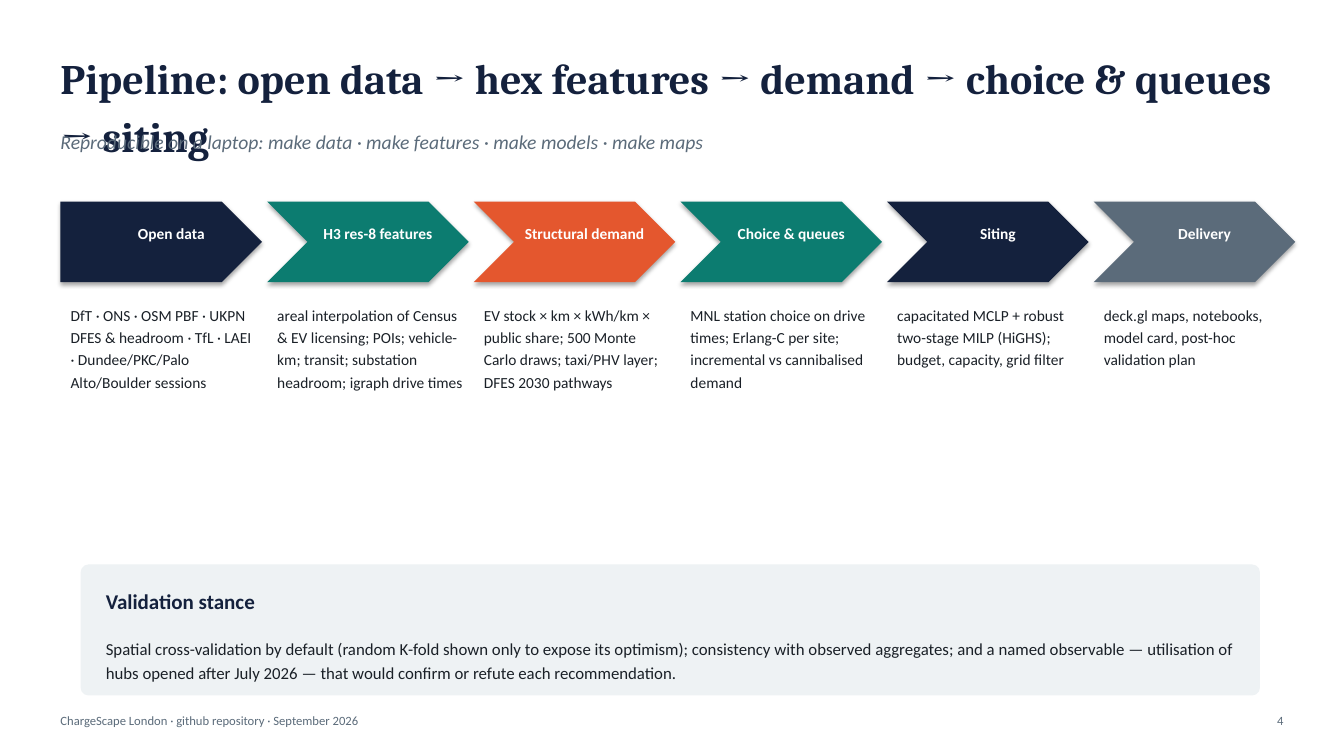
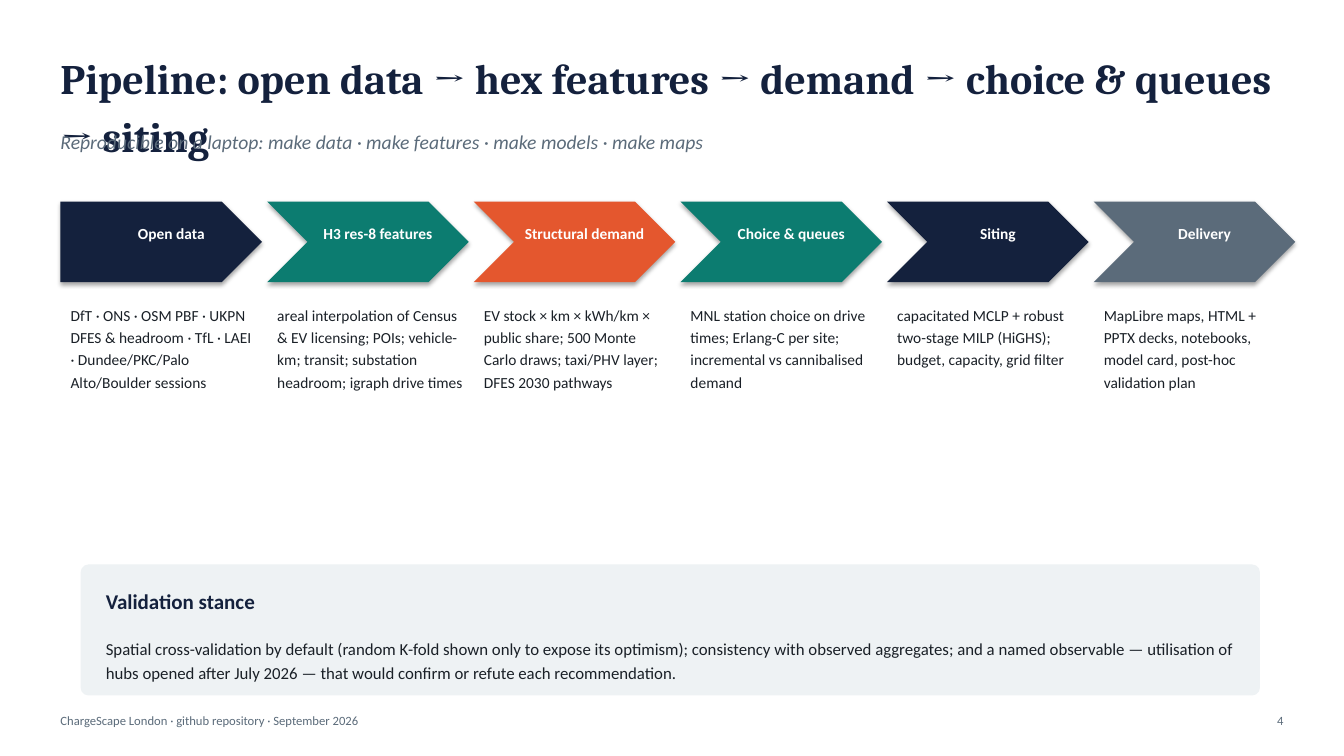
Before and after one commit to m-erts/chargescape-london, a slide deck: slide 4 of reports/ChargeScape_London.pptx. Drawn at 1344x756 pixels with LibreOffice and Linux fonts; fonts in the diff are those of the drawing. Boxes give left, top, right and bottom in pixels: in the first picture for what was removed or moved away, otherwise in the second. Text is boxed around its words. In the diff, an @@ line names an element or a change of style, - is before the commit and + after.

```diff
--- a/reports/ChargeScape_London.pptx
+++ b/reports/ChargeScape_London.pptx
@@ text at bbox=[1104, 310, 1251, 391]: text changed @@
-deck.gl maps, notebooks, model card, post-hoc validation plan
+MapLibre maps, HTML + PPTX decks, notebooks, model card, post-hoc validation plan
```
Also in this commit, not shown: 4 other slides changed, 18 other files.
